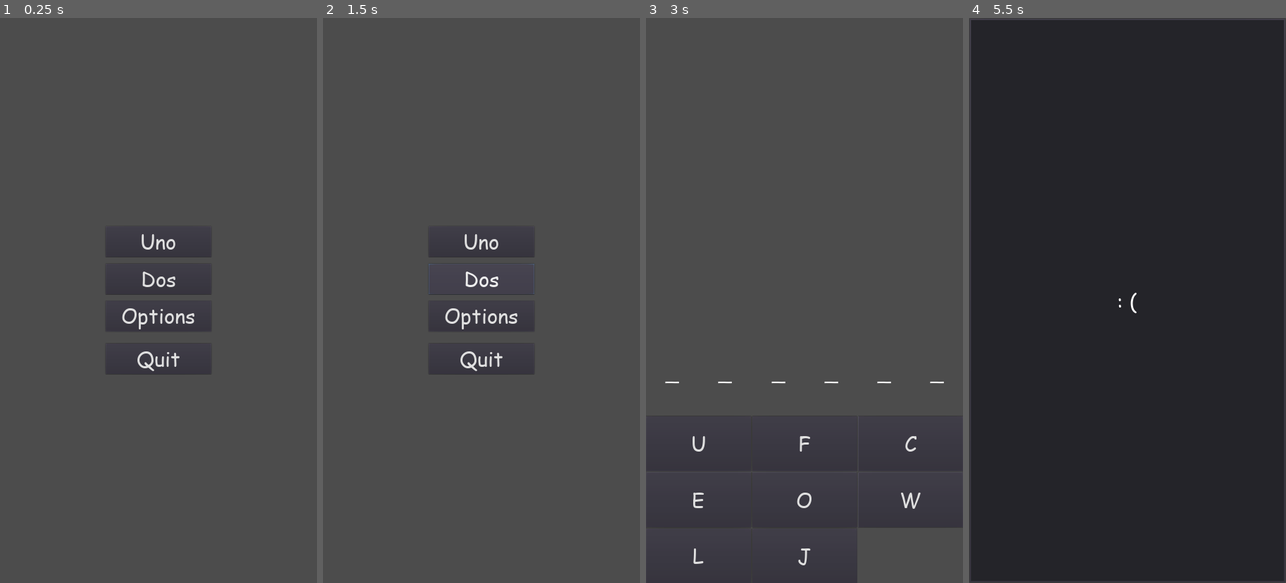
Above: before the commit, frames 1-4 (left to right).
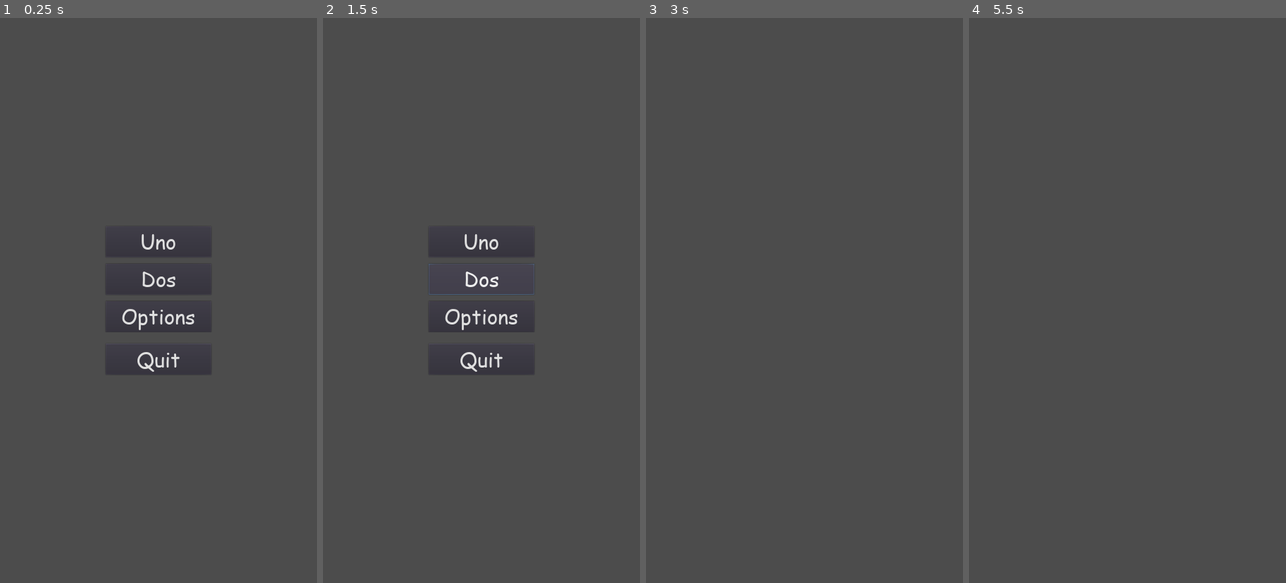
Above: after the commit, the same moments.

Repository: SpareParts-NSU/Hangman
Game: Godot game, scene res://menu.tscn
Same seed, same stepped clock (60 frames per second), same inputs: the game is played once before the commit and once after it.
Inputs (mouse positions are in pixels of both pictures, inside the frame that each line leads up to):
- Up to frame 1 (0.25 s): no input
- Up to frame 2 (1.5 s): click "Dos" at 0.5 s; click "Dos" at 1.25 s
- Up to frame 3 (3 s): click "Dos" at 2 s; click "Uno" at 2.75 s
- Up to frame 4 (5.5 s): click (1022, 441) at 3.5 s, where only the run before the commit has a clickable "U"; click (1127, 441) at 4.25 s, where only the run before the commit has a clickable "F"; click (1232, 441) at 5 s, where only the run before the commit has a clickable "C"

The runs differ from the first frame. In frame 1, 0.2% of the frame differs, in the area x 38-62%, y 51-63%; in frame 2, 0.3%; in frame 3, 0.6%; in frame 4, 98%, in the area x 0-100%, y 0-100%.
Error after the commit: Assertion failed. (res://get_data.gd:26)

Commit message:
Get random word from local server

Diff:
--- a/Hangman_Game/Game/Node.gd
+++ b/Hangman_Game/Game/Node.gd
@@ -21,7 +21,7 @@
     # Some headers
     var headers = [
         "User-Agent: Pirulo/1.0 (Godot)",
-        "Accept: */*"z
+        "Accept: */*"
     ]
 
     err = http.request(HTTPClient.METHOD_GET, "/ChangeLog-5.php", headers) # Request a page from the site (this one was chunked..)
--- a/Hangman_Game/Game/button.tscn
+++ b/Hangman_Game/Game/button.tscn
@@ -3,7 +3,7 @@
 [ext_resource path="res://comic_font.tres" type="DynamicFont" id=1]
 
 [node name="button" type="Button"]
-margin_right = 712.0
-margin_bottom = 64.0
-rect_min_size = Vector2( 25, 25 )
+margin_right = 105.0
+margin_bottom = 105.0
+rect_min_size = Vector2( 105, 105 )
 custom_fonts/font = ExtResource( 1 )
--- /dev/null
+++ b/Hangman_Game/Game/get_data.gd
@@ -0,0 +1,79 @@
+extends Node2D
+
+# Declare member variables here. Examples:
+# var a = 2
+# var b = "text"
+
+# Called when the node enters the scene tree for the first time.
+func _ready():
+	pass # Replace with function body.
+
+# Called every frame. 'delta' is the elapsed time since the previous frame.
+#func _process(delta):
+#	pass
+
+func get_data(host, port, destination):
+	var http = HTTPClient.new()
+	print(http.connect_to_host(host, port))
+	print(http.get_status())
+	var headers = ["Accept: */*"]
+	while(http.get_status() == HTTPClient.STATUS_CONNECTING):
+		http.poll()
+		print(http.get_status())
+
+
+	var err = http.request(HTTPClient.METHOD_GET, destination, headers) # Request a page from the site (this one was chunked..)
+	assert(err == OK) # Make sure all is OK.
+
+	while http.get_status() == HTTPClient.STATUS_REQUESTING:
+        # Keep polling for as long as the request is being processed.
+		http.poll()
+		print("Requesting...")
+		if not OS.has_feature("web"):
+			OS.delay_msec(500)
+		else:
+            # Synchronous HTTP requests are not supported on the web,
+            # so wait for the next main loop iteration.
+			yield(Engine.get_main_loop(), "idle_frame")
+
+	assert(http.get_status() == HTTPClient.STATUS_BODY or http.get_status() == HTTPClient.STATUS_CONNECTED) # Make sure request finished well.
+
+	print("response? ", http.has_response()) # Site might not have a response.
+
+	if http.has_response():
+        # If there is a response...
+
+		headers = http.get_response_headers_as_dictionary() # Get response headers.
+		print("code: ", http.get_response_code()) # Show response code.
+		print("**headers:\\n", headers) # Show headers.
+
+        # Getting the HTTP Body
+
+		if http.is_response_chunked():
+            # Does it use chunks?
+			print("Response is Chunked!")
+		else:
+            # Or just plain Content-Length
+			var bl = http.get_response_body_length()
+			print("Response Length: ",bl)
+
+        # This method works for both anyway
+
+		var rb = PoolByteArray() # Array that will hold the data.
+
+		while http.get_status() == HTTPClient.STATUS_BODY:
+            # While there is body left to be read
+			http.poll()
+			var chunk = http.read_response_body_chunk() # Get a chunk.
+			if chunk.size() == 0:
+                # Got nothing, wait for buffers to fill a bit.
+				OS.delay_usec(1000)
+			else:
+				rb = rb + chunk # Append to read buffer.
+
+        # Done!
+		http.close()
+
+		print("bytes got: ", rb.size())
+		var text = rb.get_string_from_ascii()
+		return(text)
--- /dev/null
+++ b/Hangman_Game/Game/get_data.tscn
@@ -0,0 +1,6 @@
+[gd_scene load_steps=2 format=2]
+
+[ext_resource path="res://get_data.gd" type="Script" id=1]
+
+[node name="get_data" type="Node2D"]
+script = ExtResource( 1 )
--- /dev/null
+++ b/Hangman_Game/Game/login.gd
@@ -0,0 +1,55 @@
+extends Control
+
+# Declare member variables here. Examples:
+# var a = 2
+# var b = "text"
+
+var data_path = 'user://player.data'
+var data = {'username':'Guest','password':''}
+
+# Called when the node enters the scene tree for the first time.
+func _ready():
+	var user = load_data(data_path)
+	if user != null:
+		print(user)
+	#pass # Replace with function body.
+
+# Called every frame. 'delta' is the elapsed time since the previous frame.
+#func _process(delta):
+#	pass
+
+
+func _on_guest_pressed():
+	play()
+	pass # Replace with function body.
+
+
+func _on_signup_pressed():
+	pass # Replace with function body.
+
+
+func _on_login_pressed():
+
+	pass # Replace with function body.
+
+
+func play():
+	save_data(data_path, data)
+	var error = get_tree().change_scene('menu.tscn')
+	if error != OK:
+		print('Error code: {error_code}'.format({'error_code':error}))
+
+func save_data(path, data):
+    var f = File.new()
+    f.open(path, File.WRITE)
+    f.store_var(data)
+    f.close()
+
+func load_data(path):
+    var f = File.new()
+    if f.file_exists(path):
+        f.open(path, File.READ)
+        var data = f.get_var()
+        f.close()
+        return data
+    return null
--- /dev/null
+++ b/Hangman_Game/Game/login.tscn
@@ -0,0 +1,76 @@
+[gd_scene load_steps=5 format=2]
+
+[ext_resource path="res://login.gd" type="Script" id=1]
+[ext_resource path="res://Fonts/comic.ttf" type="DynamicFontData" id=2]
+[ext_resource path="res://button.tscn" type="PackedScene" id=3]
+
+[sub_resource type="DynamicFont" id=1]
+size = 30
+font_data = ExtResource( 2 )
+
+[node name="login" type="Control"]
+anchor_right = 1.0
+anchor_bottom = 1.0
+script = ExtResource( 1 )
+
+[node name="v_box_container" type="VBoxContainer" parent="."]
+anchor_left = 0.5
+anchor_top = 0.5
+anchor_right = 0.5
+anchor_bottom = 0.5
+margin_left = -225.0
+margin_top = -169.0
+margin_right = 225.0
+margin_bottom = 169.0
+grow_horizontal = 2
+grow_vertical = 2
+alignment = 1
+
+[node name="username" type="TextEdit" parent="v_box_container"]
+margin_right = 450.0
+margin_bottom = 50.0
+rect_min_size = Vector2( 400, 50 )
+custom_fonts/font = SubResource( 1 )
+
+[node name="password" type="TextEdit" parent="v_box_container"]
+margin_top = 54.0
+margin_right = 450.0
+margin_bottom = 104.0
+rect_min_size = Vector2( 400, 50 )
+custom_fonts/font = SubResource( 1 )
+
+[node name="login" parent="v_box_container" instance=ExtResource( 3 )]
+margin_left = 114.0
+margin_top = 170.0
+margin_right = 335.0
+margin_bottom = 275.0
+rect_min_size = Vector2( 210, 105 )
+size_flags_horizontal = 6
+size_flags_vertical = 6
+text = "Log In"
+
+[node name="signup" parent="." instance=ExtResource( 3 )]
+anchor_left = 0.5
+anchor_top = 1.0
+anchor_right = 0.5
+anchor_bottom = 1.0
+margin_left = -443.5
+margin_top = -277.0
+margin_right = -178.5
+margin_bottom = -172.0
+text = "Sign Up"
+
+[node name="guest" parent="." instance=ExtResource( 3 )]
+anchor_left = 0.5
+anchor_top = 1.0
+anchor_right = 0.5
+anchor_bottom = 1.0
+margin_left = 31.5
+margin_top = -277.0
+margin_right = 471.5
+margin_bottom = -172.0
+text = "Play as Guest"
+
+[connection signal="pressed" from="v_box_container/login" to="." method="_on_login_pressed"]
+[connection signal="pressed" from="signup" to="." method="_on_signup_pressed"]
+[connection signal="pressed" from="guest" to="." method="_on_guest_pressed"]
--- /dev/null
+++ b/Hangman_Game/Game/signup_login.tscn
@@ -0,0 +1,70 @@
+[gd_scene load_steps=4 format=2]
+
+[ext_resource path="res://Fonts/comic.ttf" type="DynamicFontData" id=1]
+[ext_resource path="res://button.tscn" type="PackedScene" id=2]
+
+[sub_resource type="DynamicFont" id=1]
+size = 30
+font_data = ExtResource( 1 )
+
+[node name="login" type="Control"]
+anchor_right = 1.0
+anchor_bottom = 1.0
+
+[node name="v_box_container" type="VBoxContainer" parent="."]
+anchor_left = 0.5
+anchor_top = 0.5
+anchor_right = 0.5
+anchor_bottom = 0.5
+margin_left = -225.0
+margin_top = -169.0
+margin_right = 225.0
+margin_bottom = 169.0
+grow_horizontal = 2
+grow_vertical = 2
+alignment = 1
+
+[node name="username" type="TextEdit" parent="v_box_container"]
+margin_right = 450.0
+margin_bottom = 50.0
+rect_min_size = Vector2( 400, 50 )
+custom_fonts/font = SubResource( 1 )
+
+[node name="password" type="TextEdit" parent="v_box_container"]
+margin_top = 54.0
+margin_right = 450.0
+margin_bottom = 104.0
+rect_min_size = Vector2( 400, 50 )
+custom_fonts/font = SubResource( 1 )
+
+[node name="login" parent="v_box_container" instance=ExtResource( 2 )]
+margin_left = 114.0
+margin_top = 170.0
+margin_right = 335.0
+margin_bottom = 275.0
+rect_min_size = Vector2( 210, 105 )
+size_flags_horizontal = 6
+size_flags_vertical = 6
+text = "Log In"
+
+[node name="button" parent="." instance=ExtResource( 2 )]
+anchor_left = 0.5
+anchor_top = 1.0
+anchor_right = 0.5
+anchor_bottom = 1.0
+margin_left = -443.5
+margin_top = -277.0
+margin_right = -178.5
+margin_bottom = -172.0
+text = "Sign Up"
+
+[node name="button2" parent="." instance=ExtResource( 2 )]
+anchor_left = 0.5
+anchor_top = 1.0
+anchor_right = 0.5
+anchor_bottom = 1.0
+margin_left = 31.5
+margin_top = -277.0
+margin_right = 471.5
+margin_bottom = -172.0
+text = "Play as Guest"
--- a/Hangman_Game/Game/single_player.gd
+++ b/Hangman_Game/Game/single_player.gd
@@ -8,6 +8,7 @@
 const BUTTON_SCRIPT = preload("res://text_button.gd")
 
 const WORDS_LIST = preload('res://words_list.tscn')
+const GET_DATA = preload('res://get_data.tscn')
 
 
 # Called when the node enters the scene tree for the first time.
@@ -25,15 +26,15 @@
 	create_buttons(grid,word)
 
 
-
 func _process(delta):
 	if word == '':
 		win()
 
 
 func get_word():
-	var words_list = WORDS_LIST.instance()
-	word = words_list.text[randi()%words_list.text.size()]
+	var get_data = GET_DATA.instance()
+	word = get_data.get_data("192.168.0.112", 8000, '/gamestart/')
+	word = word.to_upper()
 
 
 func create_letter_spaces(grid, word):
Not shown, changed: Hangman_Game/Game/export_presets.cfg
Not shown, changed: Hangman_Server/Hangman_Server/db.sqlite3
